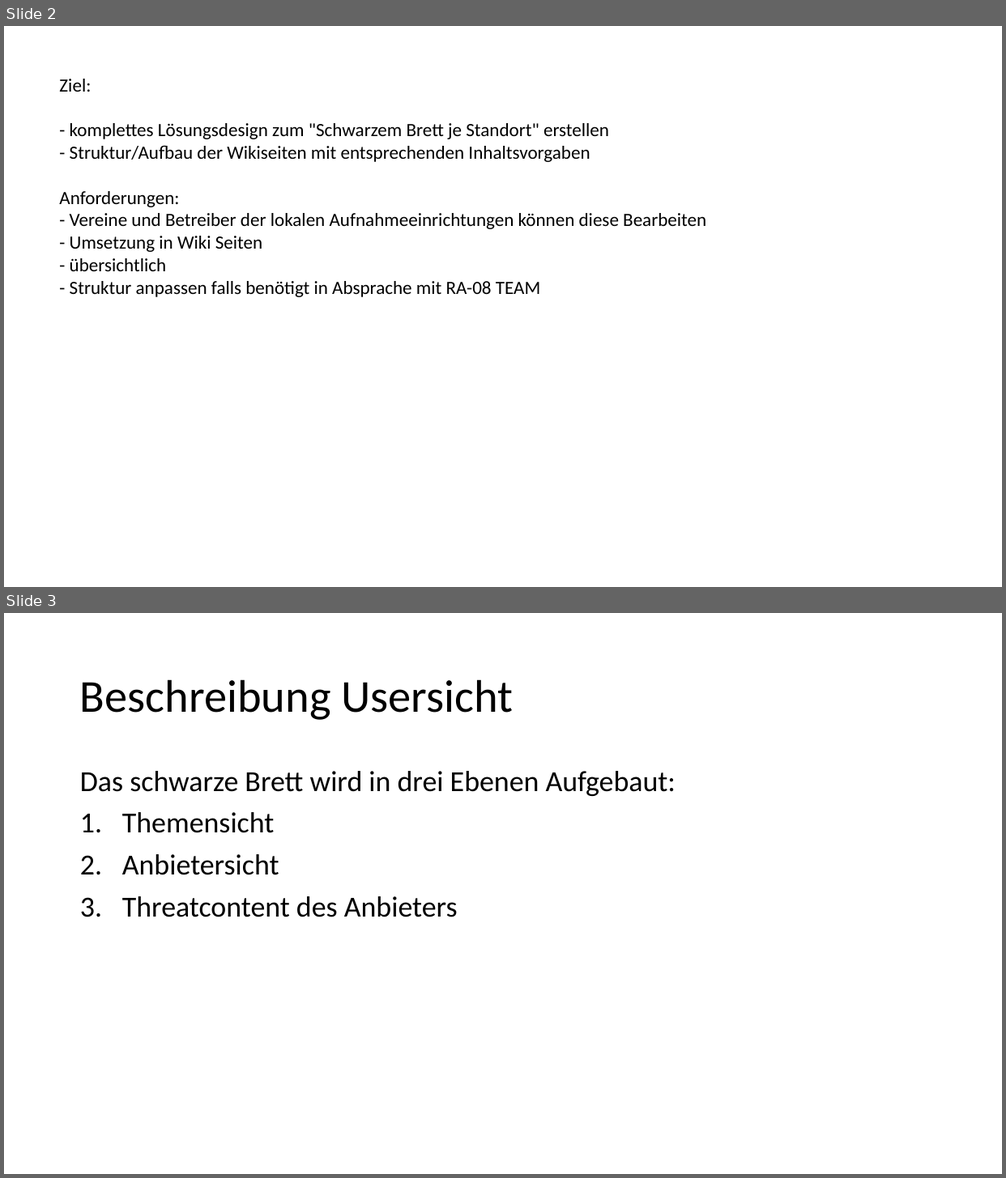
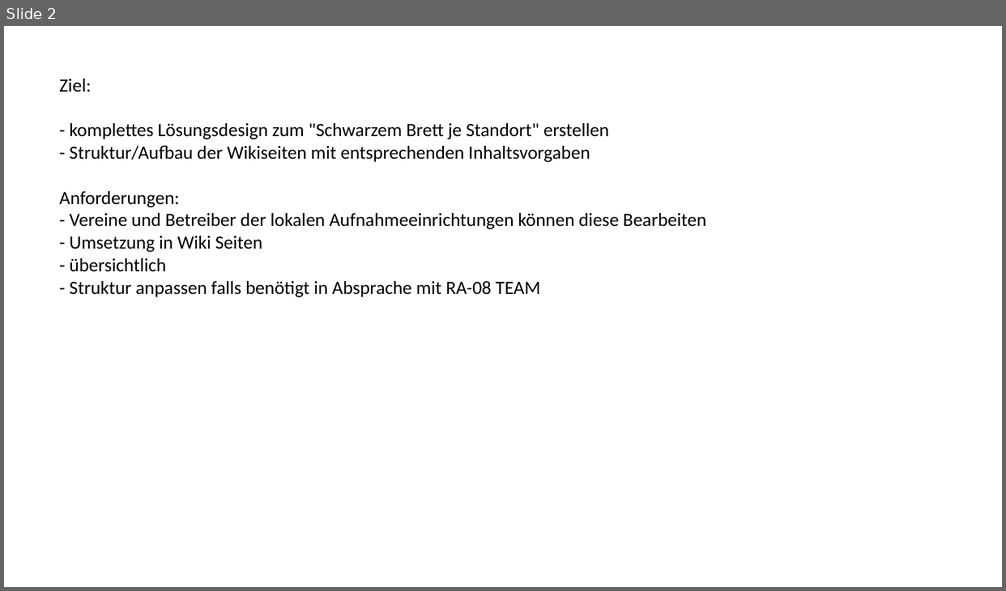
Before and after one commit to RefugeesWelcomeApp/ApplicationDevelopment, a slide deck: Solution_Design/Story Board/Storys/RA-35-Schwarzes Brett/RA-35-Schwarzes Brett.pptx. Shown one above the other, each under a label of ours: slides 2 and 3 before the commit, slide 2 after it. The pictures are 1006x1178 and 1006x591 pixels, drawn with LibreOffice and Linux fonts; fonts in the diff are those of the drawing. Boxes give left, top, right and bottom in pixels: in the first picture for what was removed or moved away, otherwise in the second. Text is boxed around its words. In the diff, an @@ line names an element or a change of style, - is before the commit and + after.

```diff
--- a/Solution_Design/Story Board/Storys/RA-35-Schwarzes Brett/RA-35-Schwarzes Brett.pptx
+++ b/Solution_Design/Story Board/Storys/RA-35-Schwarzes Brett/RA-35-Schwarzes Brett.pptx
@@ slide 3 removed at [4, 613, 1002, 1174], background #FFFFFF @@
@@ title removed at [80, 679, 513, 720] @@
-Beschreibung Usersicht
@@ text removed at [80, 771, 675, 918] @@
-Das schwarze Brett wird in drei Ebenen Aufgebaut:
-1. Themensicht
-2. Anbietersicht
-3. Threatcontent des Anbieters
```
Also in this commit, not shown: 4 slides added, 5 other slides removed.
